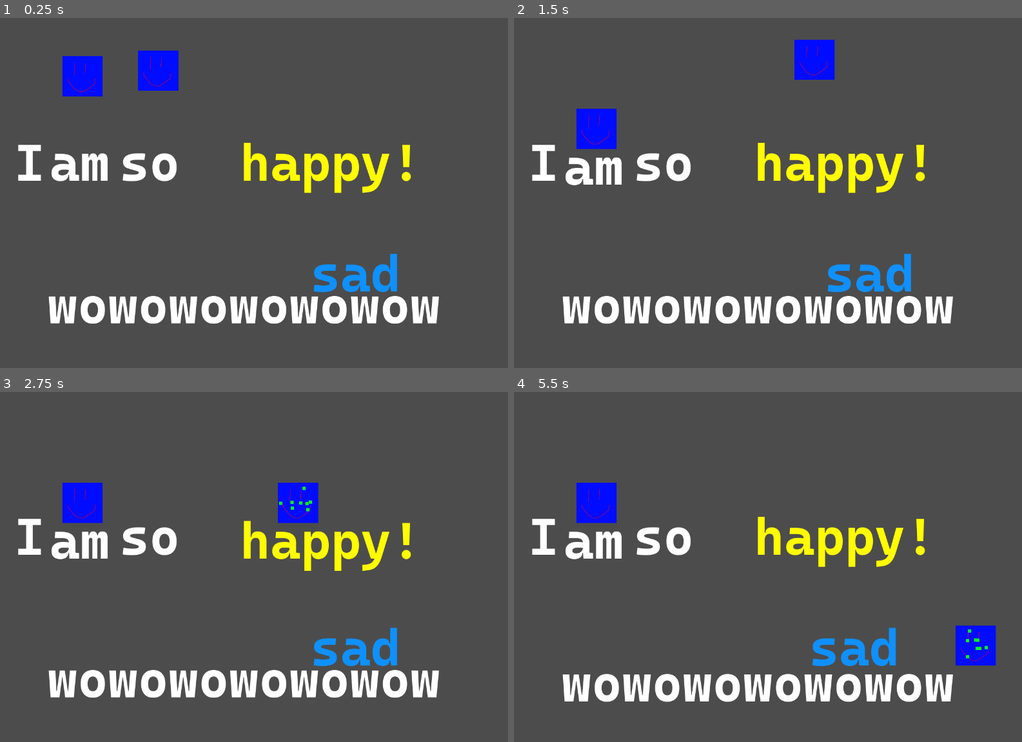
Above: before the commit, frames 1-4 (two rows, left to right).
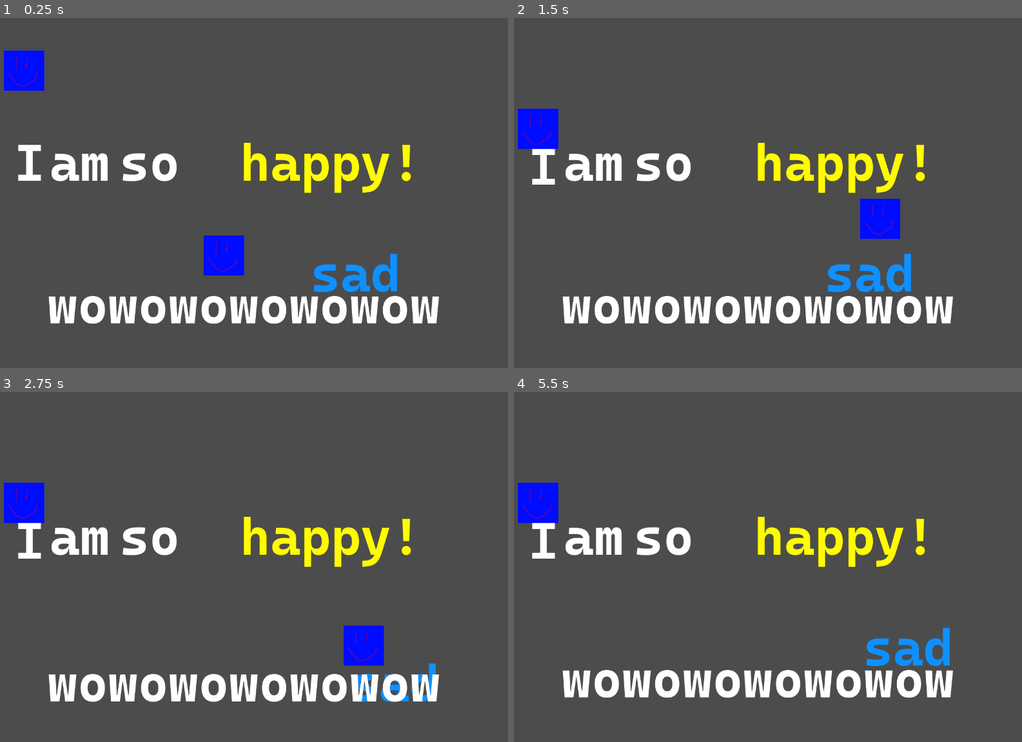
Above: after the commit, the same moments.

Repository: NitroGuy10/Chillennium2023
Game: Godot game, scene res://assets/Levels/Test_Level.tscn
Same seed, same stepped clock (60 frames per second), same inputs: the game is played once before the commit and once after it.
Inputs:
- Up to frame 1 (0.25 s): no input
- Up to frame 2 (1.5 s): hold Right (ui_right) from 0.53 s (still down); tap Up (ui_up) at 0.77 s
- Up to frame 3 (2.75 s): tap Up (ui_up) at 1.52 s; release Right (ui_right) at 2.03 s; hold Left (ui_left) from 2.03 s (still down)
- Up to frame 4 (5.5 s): release Left (ui_left) at 2.78 s; hold Right (ui_right) 2.78-4.28 s; tap Up (ui_up) at 3.02, 3.77, 4.52 s; hold Left (ui_left) 4.28-5.03 s; hold Right (ui_right) from 5.03 s (still down)

The runs differ from the first frame. In frame 1, 3.7% of the frame differs, in the area x 0-49%, y 9-74%; in frame 2, 4.2%; in frame 3, 8.2%, in the area x 0-87%, y 25-89%; in frame 4, 7.0%.

Commit message:
there is sound now

Diff:
--- a/assets/Levels/Test_Level.tscn
+++ b/assets/Levels/Test_Level.tscn
@@ -1,17 +1,20 @@
-[gd_scene load_steps=4 format=2]
+[gd_scene load_steps=7 format=2]
 
 [ext_resource path="res://assets/Objects/Player.tscn" type="PackedScene" id=1]
 [ext_resource path="res://assets/Objects/PushableWord.tscn" type="PackedScene" id=2]
+[ext_resource path="res://assets/SoundEffects/piano_b.mp3" type="AudioStream" id=3]
 [ext_resource path="res://assets/Objects/WordPlatformInteractable.tscn" type="PackedScene" id=4]
+[ext_resource path="res://assets/SoundEffects/piano_e.mp3" type="AudioStream" id=5]
+[ext_resource path="res://assets/SoundEffects/piano_c.mp3" type="AudioStream" id=6]
 
 [node name="Test_Level" type="Node2D"]
 
 [node name="Player" parent="." instance=ExtResource( 1 )]
-position = Vector2( 412, 78 )
+position = Vector2( 575, 538 )
 scale = Vector2( 0.5, 0.5 )
 
 [node name="Player2" parent="." instance=ExtResource( 1 )]
-position = Vector2( 224, 92 )
+position = Vector2( 79, 78 )
 scale = Vector2( 0.5, 0.5 )
 isPlayer2 = true
 
@@ -26,6 +29,9 @@
 
 [node name="CollisionStuff" parent="WordPlatformInteractable" index="1"]
 scale = Vector2( 0.17, 1 )
+
+[node name="Area2D" parent="WordPlatformInteractable/CollisionStuff" index="0"]
+playSound = true
 
 [node name="WordPlatformInteractable2" parent="." instance=ExtResource( 4 )]
 position = Vector2( 146, 326 )
@@ -54,6 +60,12 @@
 position = Vector2( 0.186, 0 )
 scale = Vector2( 0.409999, 1 )
 
+[node name="Area2D" parent="WordPlatformInteractable2/CollisionStuff" index="0"]
+playSound = true
+
+[node name="AudioStreamPlayer" parent="WordPlatformInteractable2" index="2"]
+stream = ExtResource( 5 )
+
 [node name="WordPlatformInteractable3" parent="." instance=ExtResource( 4 )]
 position = Vector2( 319, 326 )
 __meta__ = {
@@ -81,6 +93,12 @@
 position = Vector2( 0.186, 0 )
 scale = Vector2( 0.41, 1 )
 
+[node name="Area2D" parent="WordPlatformInteractable3/CollisionStuff" index="0"]
+playSound = true
+
+[node name="AudioStreamPlayer" parent="WordPlatformInteractable3" index="2"]
+stream = ExtResource( 6 )
+
 [node name="WordPlatformInteractable4" parent="." instance=ExtResource( 4 )]
 position = Vector2( 619, 326 )
 __meta__ = {
@@ -98,10 +116,14 @@
 [node name="Area2D" parent="WordPlatformInteractable4/CollisionStuff" index="0"]
 scale = Vector2( 0.808999, 0.808999 )
 impartEmotion = true
+playSound = true
 
 [node name="CollisionShape2D" parent="WordPlatformInteractable4/CollisionStuff/Area2D" index="0"]
 position = Vector2( 231.706, 34.6107 )
 scale = Vector2( 1.21815, 1 )
+
+[node name="AudioStreamPlayer" parent="WordPlatformInteractable4" index="2"]
+stream = ExtResource( 3 )
 
 [node name="PushableWord" parent="." instance=ExtResource( 2 )]
 position = Vector2( 793, 571 )
--- a/assets/Objects/WordPlatformInteractable.tscn
+++ b/assets/Objects/WordPlatformInteractable.tscn
@@ -1,7 +1,8 @@
-[gd_scene load_steps=4 format=2]
+[gd_scene load_steps=5 format=2]
 
 [ext_resource path="res://assets/Objects/WordPlatformInteractableStaticBody2D.gd" type="Script" id=1]
 [ext_resource path="res://assets/Objects/WordPlatformText.tscn" type="PackedScene" id=2]
+[ext_resource path="res://assets/SoundEffects/piano_a.mp3" type="AudioStream" id=3]
 
 [sub_resource type="RectangleShape2D" id=1]
 extents = Vector2( 185.5, 44.75 )
@@ -28,3 +29,6 @@
 [node name="CollisionShape2D" type="CollisionShape2D" parent="CollisionStuff/StaticBody2D"]
 position = Vector2( 185.5, 44.5 )
 shape = SubResource( 1 )
+
+[node name="AudioStreamPlayer" type="AudioStreamPlayer" parent="."]
+stream = ExtResource( 3 )
--- a/assets/Objects/WordPlatformInteractableStaticBody2D.gd
+++ b/assets/Objects/WordPlatformInteractableStaticBody2D.gd
@@ -7,6 +7,7 @@
 
 export var impartEmotion = false
 export var emotion = "happy"
+export var playSound = false
 
 var pressed = false
 var text
@@ -25,9 +26,16 @@
 		text.position.y = lerp(text.position.y, -10, 0.2)
 
 func _physics_process(delta):
+	var previous_pressed_status = pressed
 	pressed = false
 	for body in get_overlapping_bodies():
 		if "Player" in body.name:
+			if previous_pressed_status == false:
+				if impartEmotion:
+					body.currentEmotion = emotion
+				if playSound:
+					get_parent().get_parent().get_node("AudioStreamPlayer").play(false)
+					get_parent().get_parent().get_node("AudioStreamPlayer")
+
+
 			pressed = true
-			if impartEmotion:
-				body.currentEmotion = emotion
Not shown, added: assets/SoundEffects/piano_a.mp3.import
Not shown, added: assets/SoundEffects/piano_b.mp3.import
Not shown, added: assets/SoundEffects/piano_c.mp3.import
Not shown, added: assets/SoundEffects/piano_e.mp3.import
Not shown, added: assets/SoundEffects/piano_a.mp3
Not shown, added: assets/SoundEffects/piano_b.mp3
Not shown, added: assets/SoundEffects/piano_c.mp3
Not shown, added: assets/SoundEffects/piano_e.mp3
